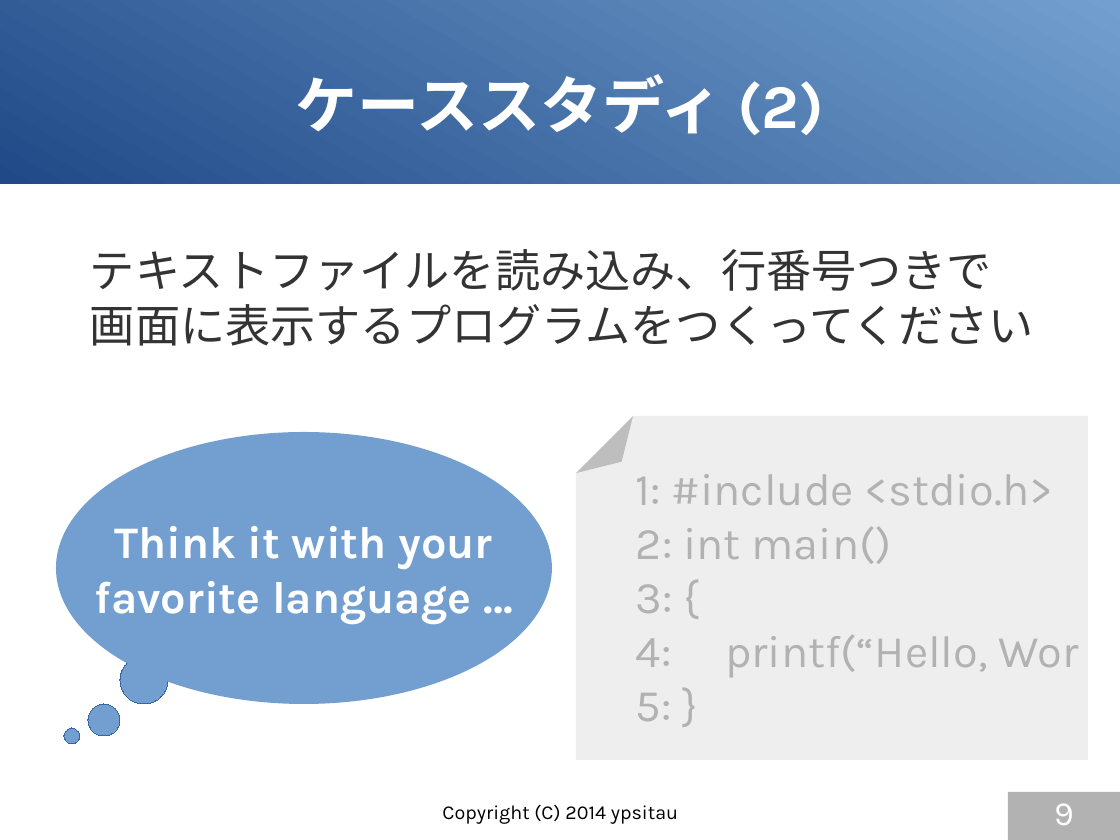
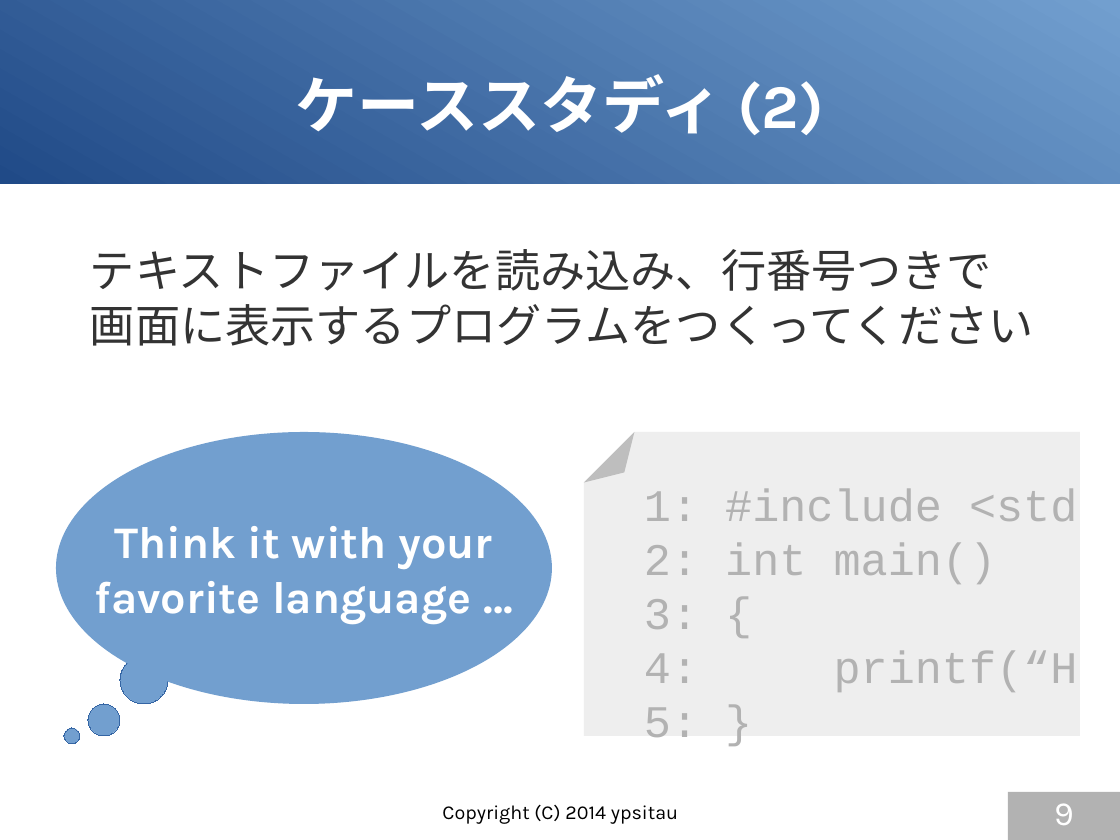
Before and after one commit to gura-lang/gura-doc, a slide deck: slide 9 of presentation/gura-introduction.odp. Drawn at 1120x840 pixels with LibreOffice and Linux fonts; fonts in the diff are those of the drawing. Boxes give left, top, right and bottom in pixels: in the first picture for what was removed or moved away, otherwise in the second. Text is boxed around its words. In the diff, an @@ line names an element or a change of style, - is before the commit and + after.

Commit message:
updated presentation

```diff
--- a/presentation/gura-introduction.odp
+++ b/presentation/gura-introduction.odp
@@ folded corner: place and size @@
-folded corner at [576, 416, 1088, 760]
+folded corner at [584, 432, 1080, 736]
@@ text "1: #include <std": place and size @@
-text "1: #include <std" at [636, 474, 1078, 721]
+text "1: #include <std" at [644, 489, 1078, 737]
@@ text at [644, 489, 1077, 521]: text changed; font Karla to Courier New @@
-1: #include <stdio.h>
+1: #include <std
@@ text at [644, 543, 997, 737]: font Karla to Courier New in "2: int main()", "3: {", "5: }" @@
@@ text at [644, 651, 1078, 692]: text changed; font Karla to Courier New @@
-4: printf(“Hello, Wor
+4: printf(“H
```
Also in this commit, not shown: 7 other slides changed.
